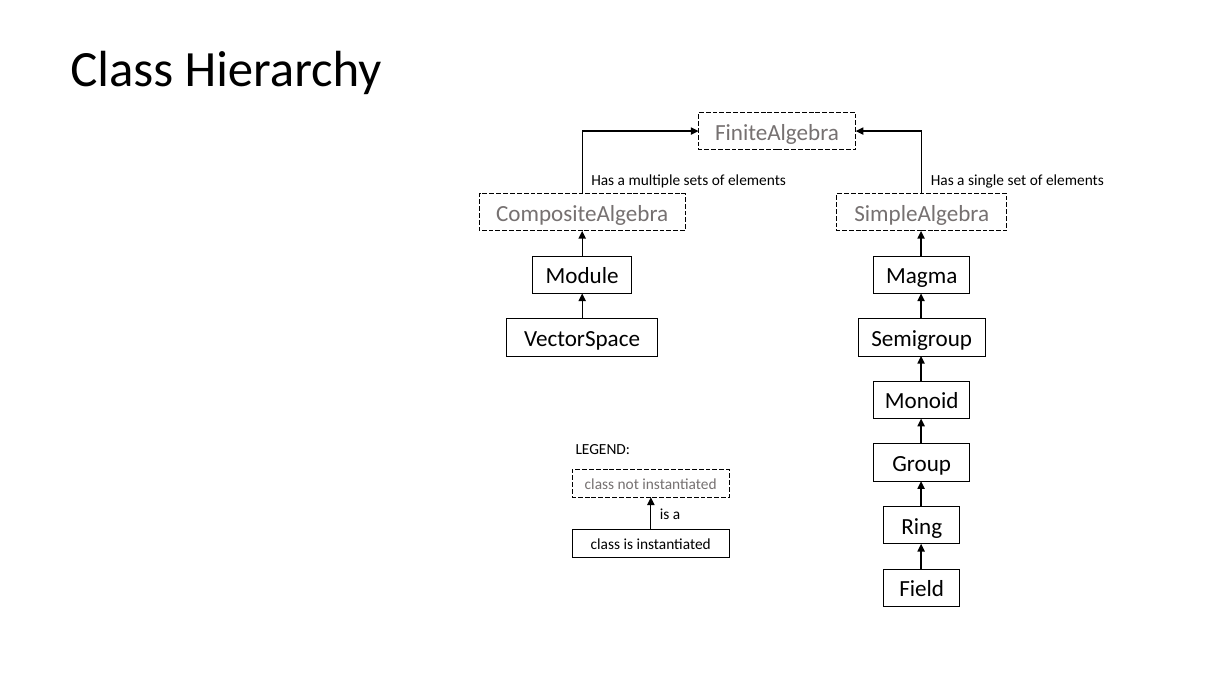
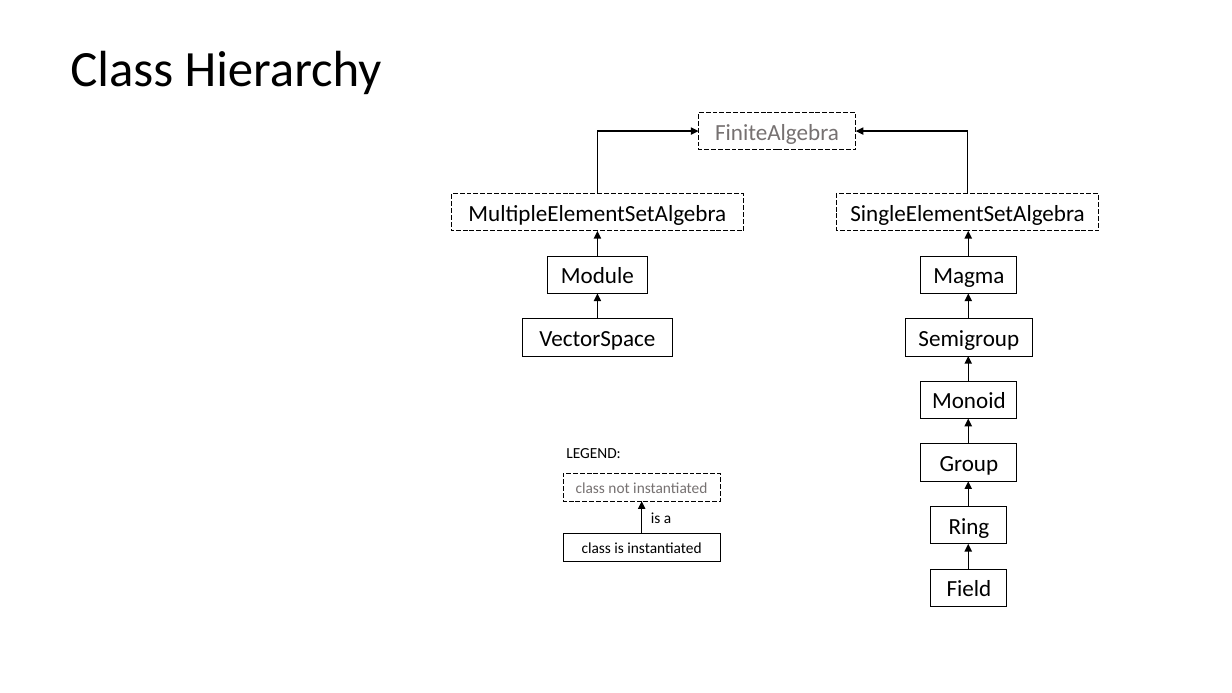
Before and after one commit to alreich/abstract_algebra, a slide deck: slide 2 of misc/group_representation.pptx. Drawn at 1232x693 pixels with LibreOffice and Linux fonts; fonts in the diff are those of the drawing. Boxes give left, top, right and bottom in pixels: in the first picture for what was removed or moved away, otherwise in the second. Text is boxed around its words. In the diff, an @@ line names an element or a change of style, - is before the commit and + after.

Commit message:
added base64 version of class diagram

```diff
--- a/misc/group_representation.pptx
+++ b/misc/group_representation.pptx
@@ elbow arrow moved from (582, 194) - (699, 131) to (598, 194) - (699, 131) @@
@@ elbow arrow moved from (922, 194) - (856, 131) to (968, 194) - (856, 131) @@
@@ text removed at [591,174,786,188] @@
-Has a multiple sets of elements
@@ text removed at [931,174,1104,188] @@
-Has a single set of elements
@@ rectangle "MultipleElementSetAlgebra": place and size @@
-rectangle "MultipleElementSetAlgebra" at [480,194,686,231]
+rectangle "MultipleElementSetAlgebra" at [452,194,744,231]
@@ text in rectangle at [468,205,726,225]: text changed; text colour #767171 to #000000 @@
-CompositeAlgebra
+MultipleElementSetAlgebra
@@ rectangle "SingleElementSetAlgebra": place and size @@
-rectangle "SingleElementSetAlgebra" at [836,194,1006,231]
+rectangle "SingleElementSetAlgebra" at [836,194,1099,231]
@@ text in rectangle at [850,205,1084,225]: text changed; text colour #767171 to #000000 @@
-SimpleAlgebra
+SingleElementSetAlgebra
@@ 2 rectangles, 2 arrows: place and size @@
-2 rectangles, 2 arrows at [507,231,658,356]
+2 rectangles, 2 arrows at [522,231,673,356]
@@ 6 rectangles: place and size @@
-6 rectangles at [859,256,985,606]
+6 rectangles at [906,256,1032,606]
@@ 2 rectangles, 2 texts, 1 arrow: place and size @@
-2 rectangles, 2 texts, 1 arrow at [572,444,729,557]
+2 rectangles, 2 texts, 1 arrow at [564,448,721,562]
@@ 6 arrows: place and size @@
-6 arrows at [921,231,921,569]
+6 arrows at [969,231,969,569]
```
Also in this commit, not shown: 5 other files.
